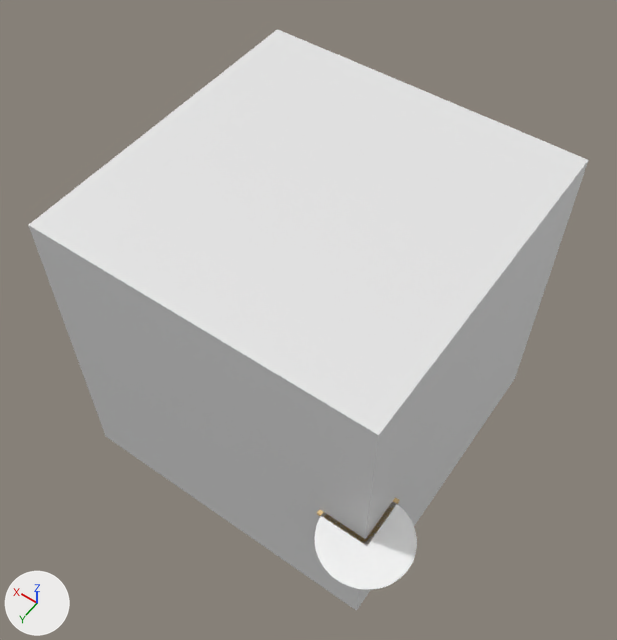
Before and after pictures for a commit that changed the glTF model capsulero.glb.
Both versions are drawn from a 50 mm lens placed at (-0.78, 1.58, 3.97), pointed at (0.99, -0.9, 0.07). Arrows for +X, +Y and +Z are at lower left; the lights stay in place. Where no turn or scale is listed for an object, it has been applied to the vertices.

The older version as bpy lines, for what is in view:
```python
me_cube_002 = bpy.data.meshes.new('Cube.002')
me_cube_002.from_pydata(...)  # a box spanning x -1.0..1.0, y -1.0..1.0, z -1.0..1.0
me_cylinder_001 = bpy.data.meshes.new('Cylinder.001')
me_cylinder_001.from_pydata(...)  # 2000 vertices, 3996 faces; spans x -0.25..0.25, y -0.25..0.25, z -0.003..0.003
me_cylinder_001.materials.append(mat_material_001)  # white #ffffff
ob_cube_001 = bpy.data.objects.new('Cube.001', me_cube_002)
ob_cube_001.location = (1.0, -1.0, 0.0)
ob_cylinder_001 = bpy.data.objects.new('Cylinder.001', me_cylinder_001)
ob_cylinder_001.location = (0.0, 0.0, 0.0)
```
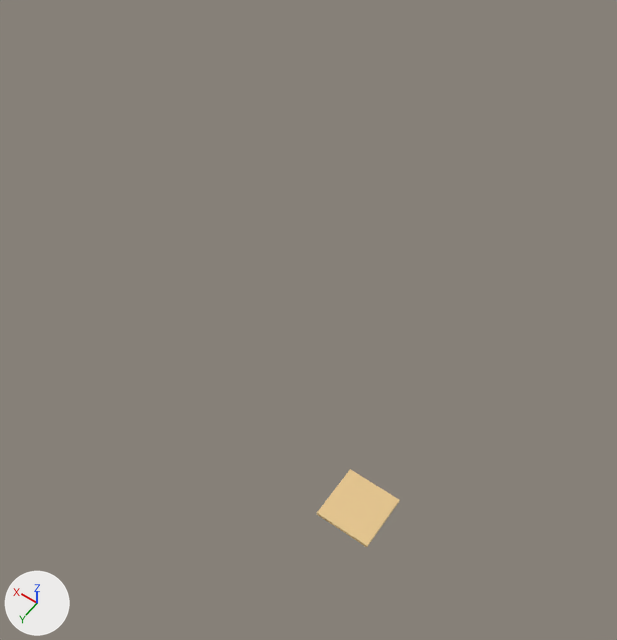
Location of each change, [x1, y1, x2, y2] in pixels of the pictures (617 x 640 px):
'Cube.001', deleted
    before: [29, 29, 589, 611]
'Cylinder.001', deleted
    before: [314, 501, 417, 590]
'Cube.002', unchanged, uncovered by the edit
    before: [317, 497, 400, 545]
    after: [317, 469, 400, 546]

Diff of the bpy script that builds the scene:
```diff
--- a/capsulero.glb.py
+++ b/capsulero.glb.py
@@ ob_cube_001 @@
-ob_cube_001 = bpy.data.objects.new('Cube.001', me_cube_002)
-ob_cube_001.location = (1.0, -1.0, 0.0)
@@ ob_cylinder_001 @@
-ob_cylinder_001 = bpy.data.objects.new('Cylinder.001', me_cylinder_001)
-ob_cylinder_001.location = (0.0, 0.0, 0.0)
```
